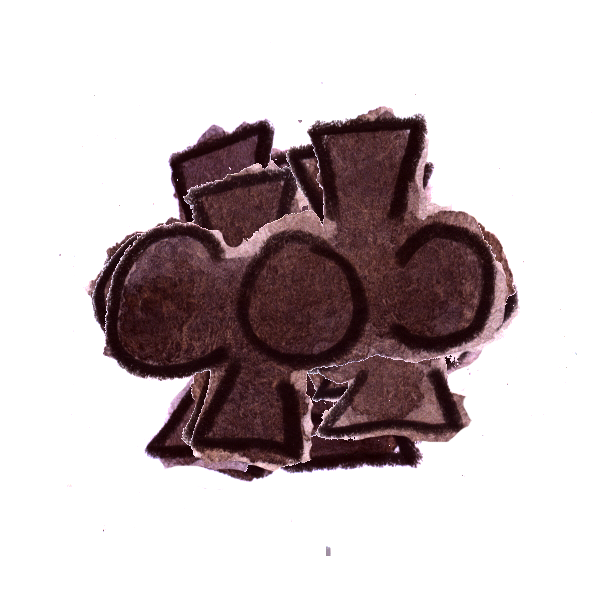
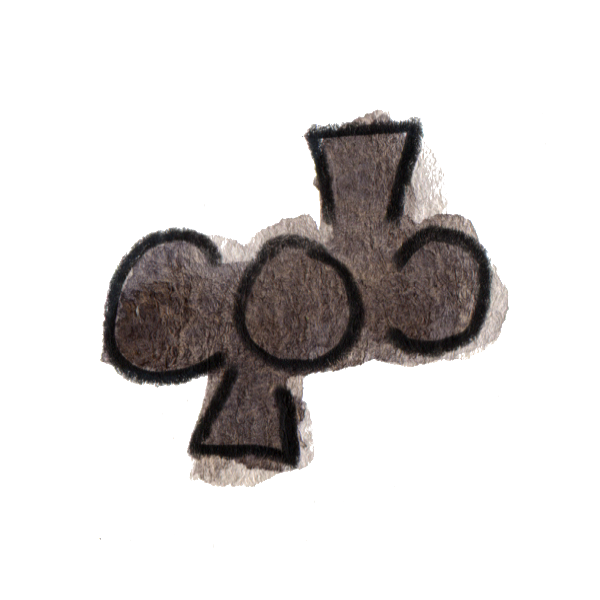
Revision of a layered w=600, h=600 image; what changed, layer by layer:
removed layer "1" over [94, 82, 509, 556]
removed layer "2" over [67, 112, 592, 487]
removed layer "3" over [73, 120, 577, 443]
removed layer "4" over [83, 164, 520, 454]
removed layer "5" over [97, 135, 495, 490]
removed layer "6" over [74, 146, 513, 509]
removed layer "7" over [73, 118, 500, 474]
removed layer "8" over [59, 42, 487, 457]
added layer "Pasted Layer" over [99, 109, 546, 548]
